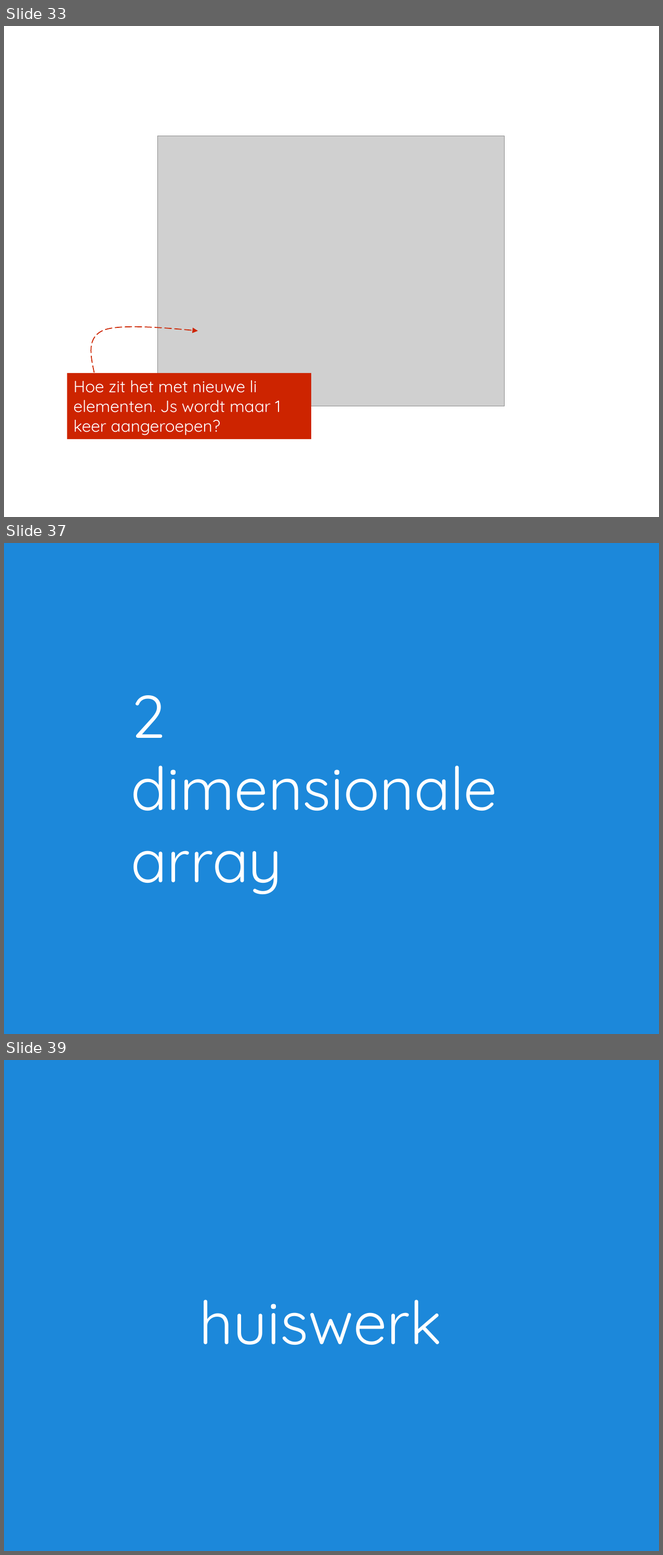
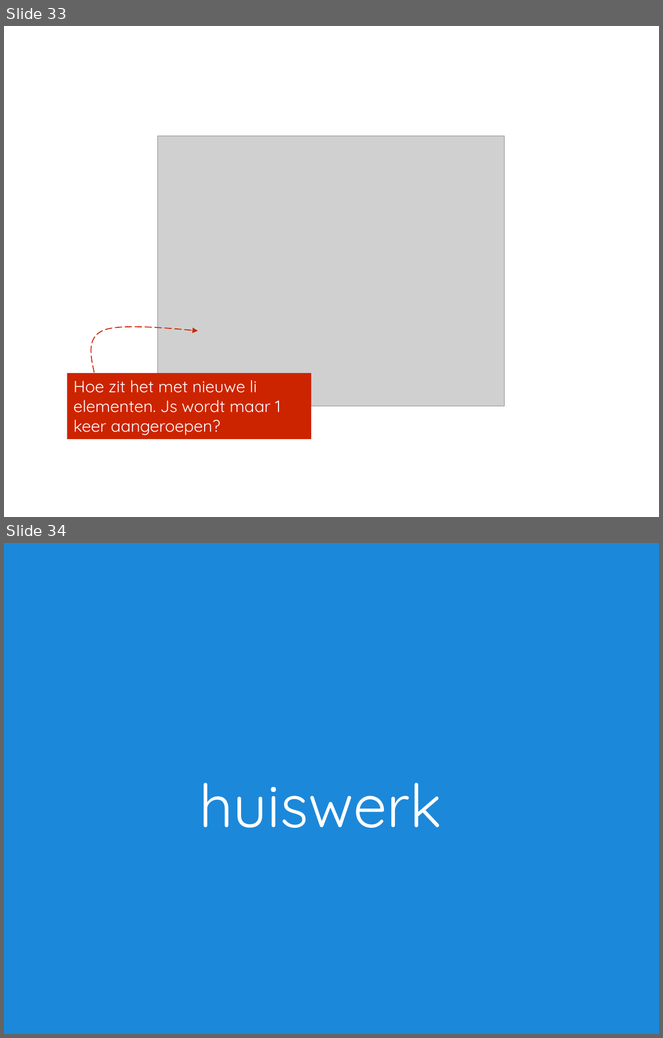
Before and after one commit to Boydbueno/imp01-2014, a slide deck: week6/2014-6-eventhandling-js-boyd.pptx. Shown one above the other, each under a label of ours: slides 33, 37 and 39 before the commit, slides 33 and 34 after it; the slides between them are not shown. The pictures are 663x1555 and 663x1038 pixels, drawn with LibreOffice and Linux fonts; fonts in the diff are those of the drawing; grey boxes stand for pictures. Boxes give left, top, right and bottom in pixels: in the first picture for what was removed or moved away, otherwise in the second. Text is boxed around its words. In the diff, an @@ line names an element or a change of style, - is before the commit and + after.

```diff
--- a/week6/2014-6-eventhandling-js-boyd.pptx
+++ b/week6/2014-6-eventhandling-js-boyd.pptx
@@ slide 37 removed at [4, 543, 659, 1034], background #1C88DA @@
@@ text removed at [131, 695, 497, 895] @@
-2
-dimensionale
-array
@@ what was slide 39 is now slide 34 @@
```
Also in this commit, not shown: 4 other slides removed.
